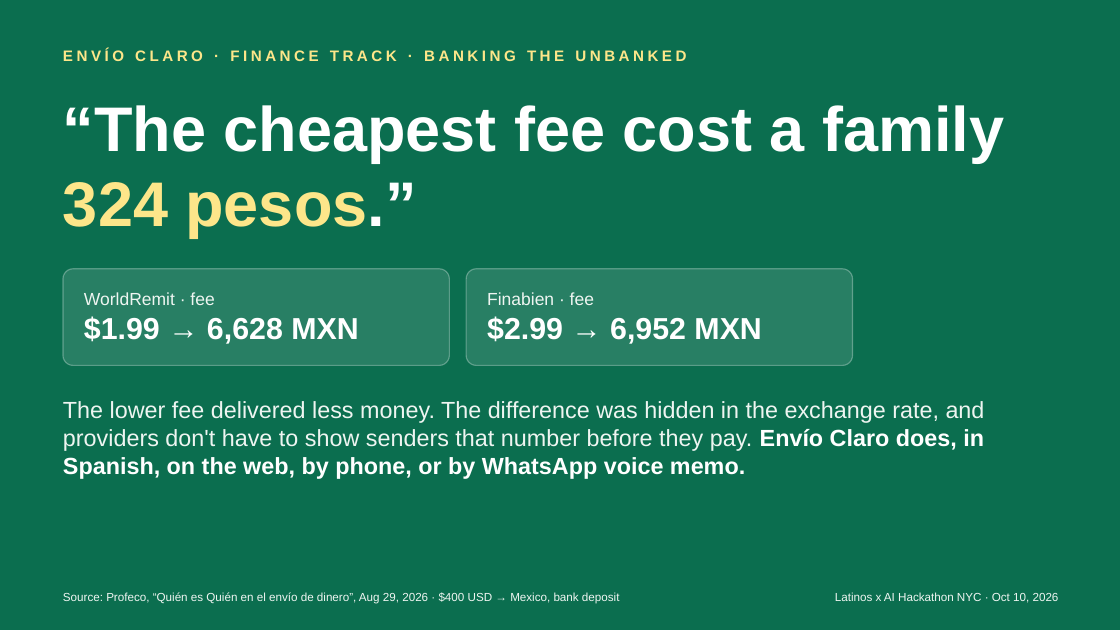
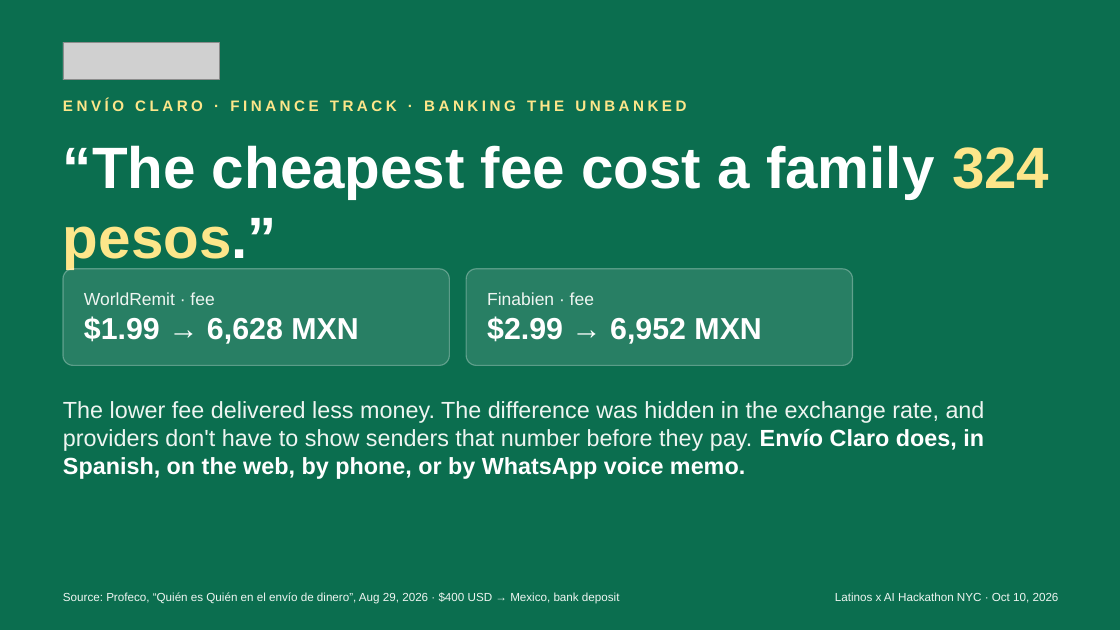
Before and after one commit to carltonking/envio-claro, a slide deck: slide 1 of docs/Envio-Claro-Deck.pptx. Drawn at 1120x630 pixels with LibreOffice and Linux fonts; fonts in the diff are those of the drawing; grey boxes stand for pictures. Boxes give left, top, right and bottom in pixels: in the first picture for what was removed or moved away, otherwise in the second. Text is boxed around its words. In the diff, an @@ line names an element or a change of style, - is before the commit and + after.

```diff
--- a/docs/Envio-Claro-Deck.pptx
+++ b/docs/Envio-Claro-Deck.pptx
@@ picture added at [63, 42, 219, 80] @@
@@ text "ENVÍO CLARO · FINANCE TRACK ...": place and size @@
-text "ENVÍO CLARO · FINANCE TRACK ..." at [63, 49, 686, 61]
+text "ENVÍO CLARO · FINANCE TRACK ..." at [63, 99, 686, 111]
@@ title "“The cheapest fee cost a ...": place and size @@
-title "“The cheapest fee cost a ..." at [63, 105, 1004, 238]
+title "“The cheapest fee cost a ..." at [63, 145, 1049, 269]
@@ title "“The cheapest fee cost a ..." at [63, 145, 1049, 269]: size 54 to 50 pt @@
```
Also in this commit, not shown: 4 other slides changed, 10 other files.
